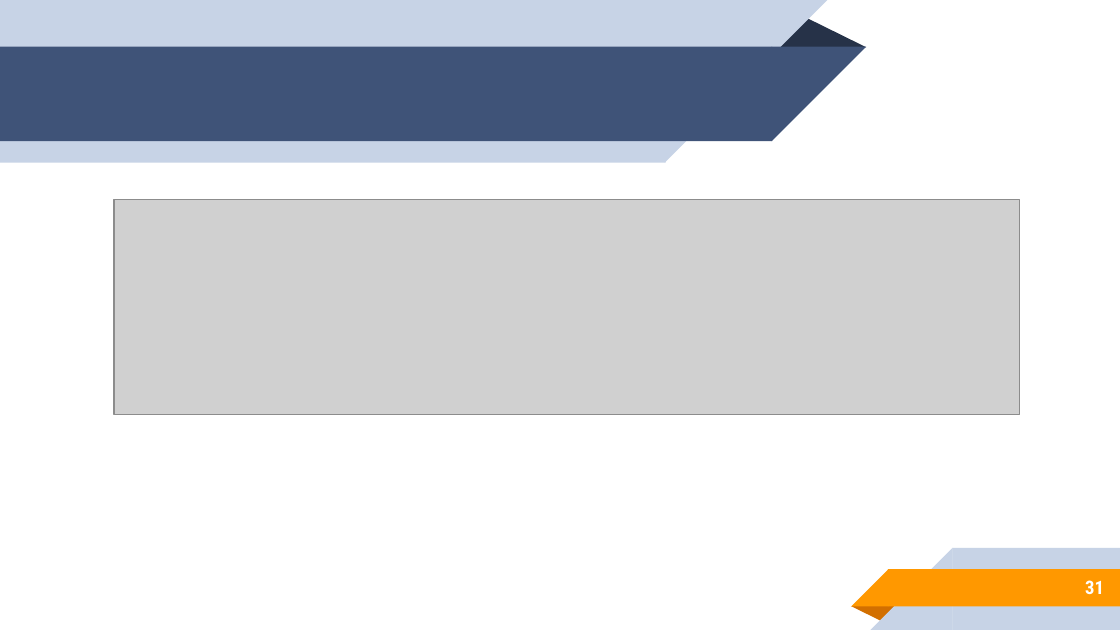
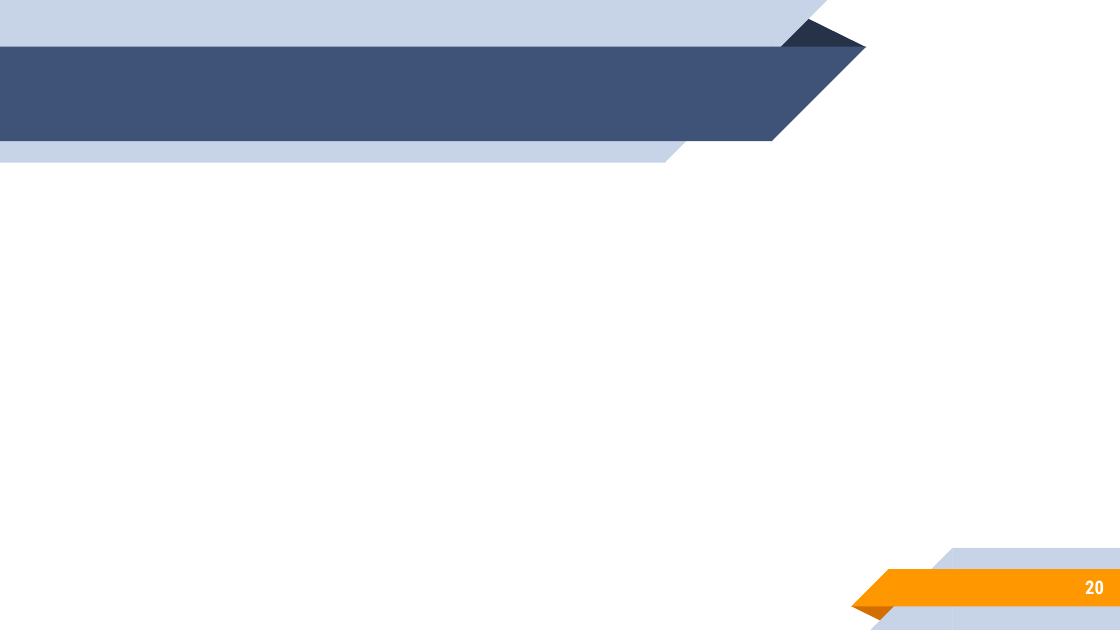
Before and after one commit to leonpalafox/fundamentos_ds_2022, a slide deck: slide 20 of Slides/Clase_5_2020.pptx (slide 31 before the commit). Drawn at 1120x630 pixels with LibreOffice and Linux fonts; fonts in the diff are those of the drawing; grey boxes stand for pictures; background and template pictures are left out. Boxes give left, top, right and bottom in pixels: in the first picture for what was removed or moved away, otherwise in the second. Text is boxed around its words. In the diff, an @@ line names an element or a change of style, - is before the commit and + after.

```diff
--- a/Slides/Clase_5_2020.pptx
+++ b/Slides/Clase_5_2020.pptx
@@ picture removed at (114, 199, 1019, 416) @@
@@ page number at (1085, 580, 1104, 594): text changed @@
-31
+20
```
Also in this commit, not shown: 18 other slides changed, 4 slides removed, 3 other files.
